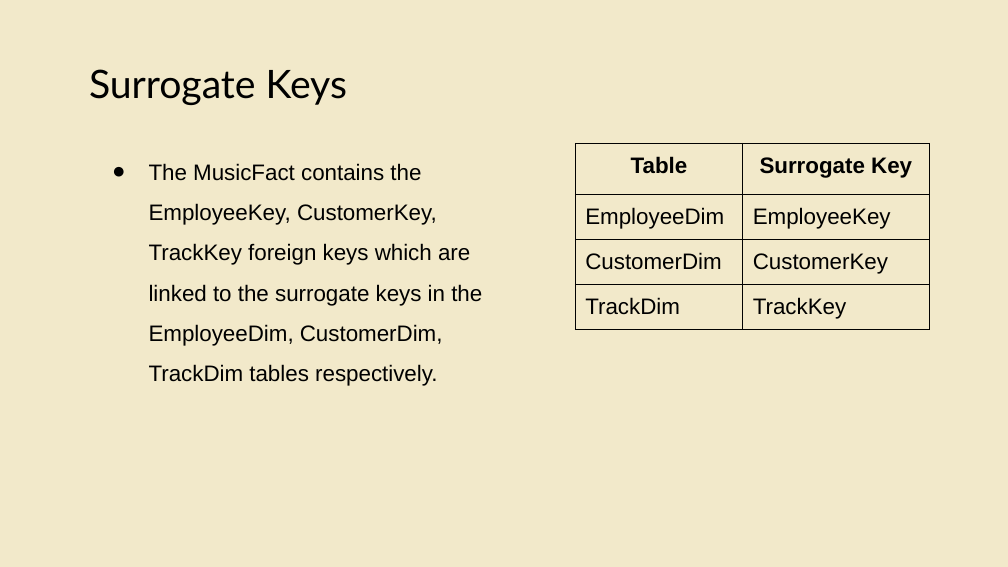
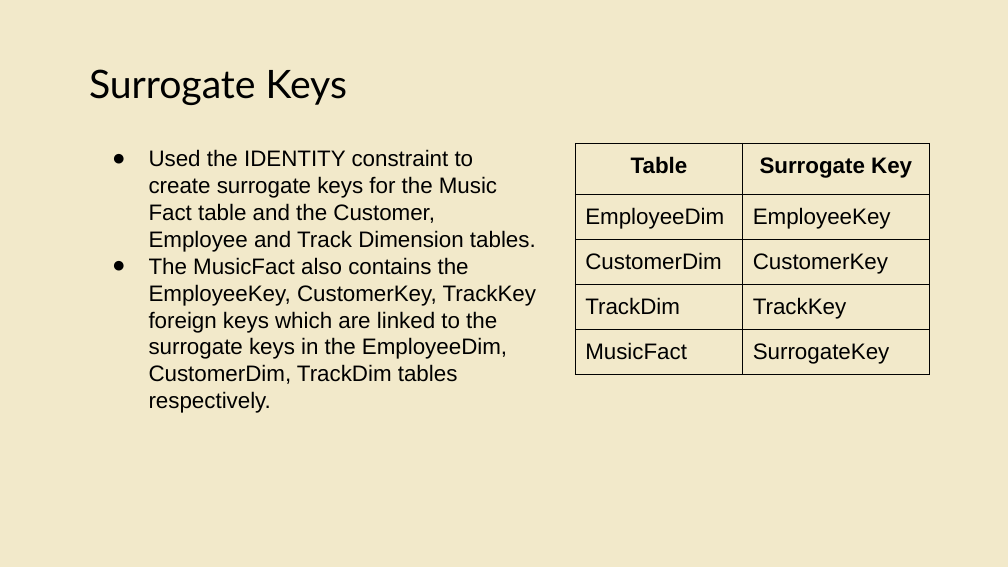
Before and after one commit to ethanolx/Rolling-Music-sql, a slide deck: slide 9 of group/doc/presentation.pptx (slide 8 before the commit). Drawn at 1008x567 pixels with LibreOffice and Linux fonts; fonts in the diff are those of the drawing. Boxes give left, top, right and bottom in pixels: in the first picture for what was removed or moved away, otherwise in the second. Text is boxed around its words. In the diff, an @@ line names an element or a change of style, - is before the commit and + after.

```diff
--- a/group/doc/presentation.pptx
+++ b/group/doc/presentation.pptx
@@ text at [149,149,536,413]: text changed @@
-● The MusicFact contains the EmployeeKey, CustomerKey, TrackKey foreign keys which are linked to the surrogate keys in the EmployeeDim, CustomerDim, TrackDim tables respectively.
+● Used the IDENTITY constraint to create surrogate keys for the Music Fact table and the Customer, Employee and Track Dimension tables.
+● The MusicFact also contains the EmployeeKey, CustomerKey, TrackKey foreign keys which are linked to the surrogate keys in the EmployeeDim, CustomerDim, TrackDim tables respectively.
@@ table at [576,143,929,382] @@
+row 5: MusicFact | SurrogateKey
```
Also in this commit, not shown: 7 other slides changed, 2 slides added, 11 other files.
